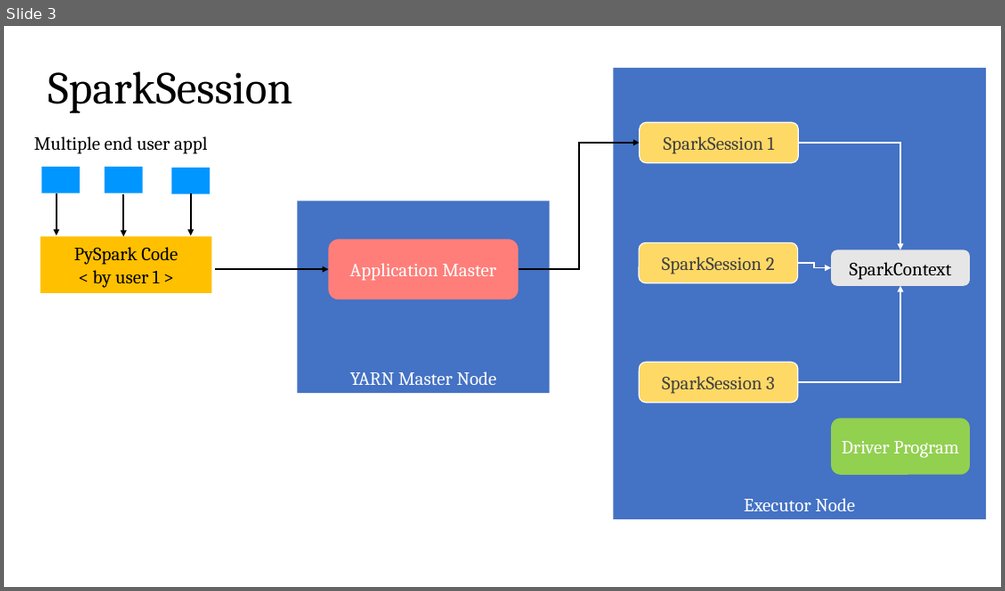
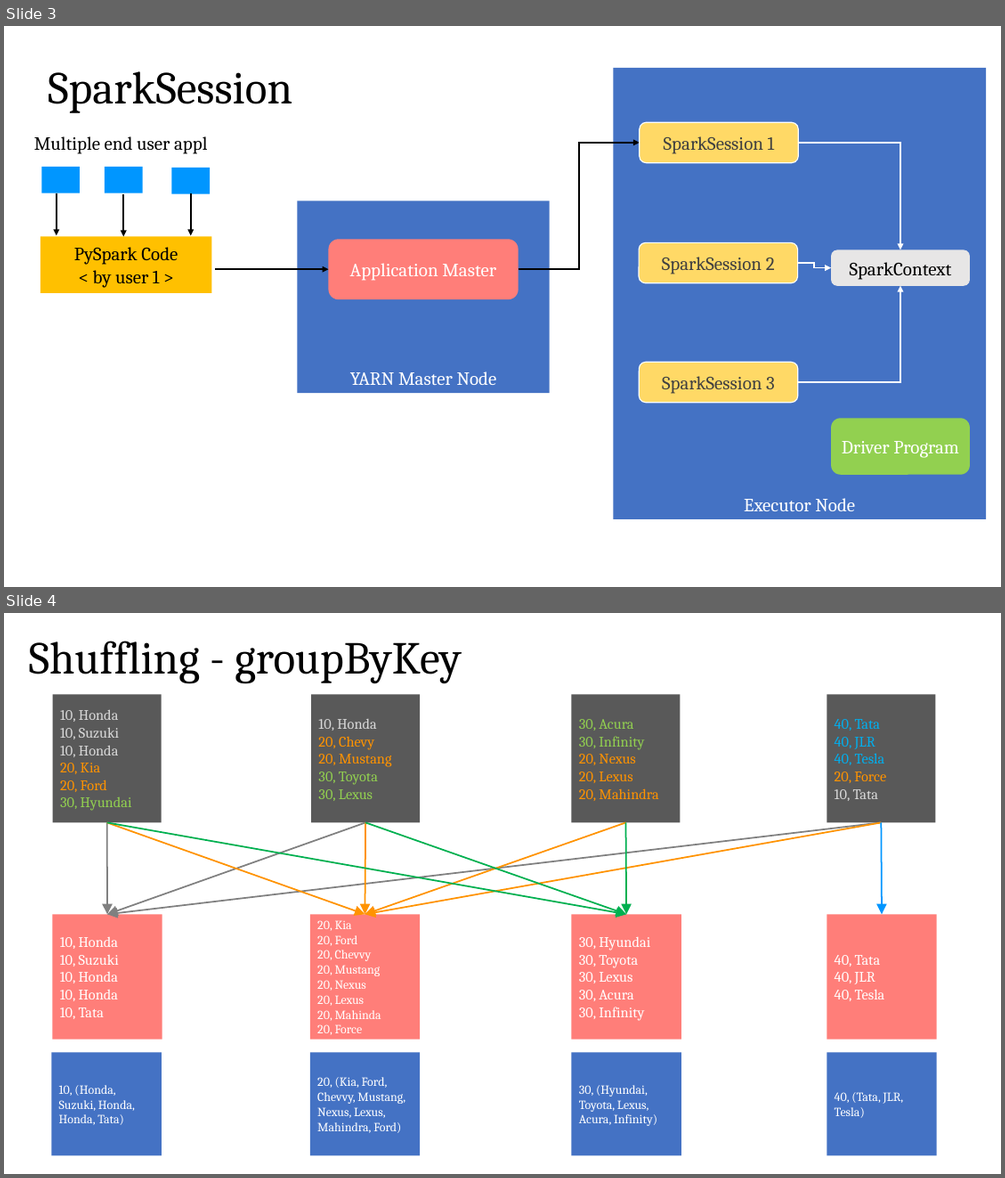
Before and after one commit to deep-cloud2208/PySparkCodes, a slide deck: Partitioning & SparkContext.pptx. Shown one above the other, each under a label of ours: slide 3 before the commit, slides 3 and 4 after it. The pictures are 1005x591 and 1005x1178 pixels, drawn with LibreOffice and Linux fonts; fonts in the diff are those of the drawing. Boxes give left, top, right and bottom in pixels: in the first picture for what was removed or moved away, otherwise in the second. Text is boxed around its words. In the diff, an @@ line names an element or a change of style, - is before the commit and + after.

```diff
--- a/Partitioning & SparkContext.pptx
+++ b/Partitioning & SparkContext.pptx
@@ slide 4 added at bbox=[4, 613, 1001, 1174], background #FFFFFF @@
@@ title added at bbox=[29, 641, 461, 684], 44 pt, text #000000 @@
+Shuffling - groupByKey
@@ rectangle added at bbox=[53, 695, 161, 823], fill #595959, 14 pt, text #D9D9D9 @@
+10, Honda
+10, Suzuki
+10, Honda
+20, Kia
+20, Ford
+30, Hyundai
@@ rectangle added at bbox=[311, 695, 420, 823], fill #595959, 14 pt, text #FF9300 @@
+10, Honda
+20, Chevy
+20, Mustang
+30, Toyota
+30, Lexus
@@ rectangle added at bbox=[572, 695, 680, 823], fill #595959, 14 pt, text #FF9300 @@
+30, Acura
+30, Infinity
+20, Nexus
+20, Lexus
+20, Mahindra
@@ rectangle added at bbox=[826, 695, 935, 823], fill #595959, 14 pt, text #00B0F0 @@
+40, Tata
+40, JLR
+40, Tesla
+20, Force
+10, Tata
@@ arrow added from (107, 822) to (107, 915), #808080 1.5 pt @@
@@ arrow added from (366, 822) to (107, 915), #808080 1.5 pt @@
@@ arrow added from (882, 822) to (107, 915), #808080 1.5 pt @@
@@ arrow added from (107, 822) to (365, 915), #FF9300 1.5 pt @@
@@ arrow added from (107, 822) to (626, 915), #00B050 1.5 pt @@
@@ arrow added from (366, 822) to (365, 915), #FF9300 1.5 pt @@
@@ arrow added from (626, 822) to (365, 915), #FF9300 1.5 pt @@
@@ arrow added from (882, 822) to (365, 915), #FF9300 1.5 pt @@
@@ arrow added from (366, 822) to (626, 915), #00B050 1.5 pt @@
@@ arrow added from (626, 822) to (626, 915), #00B050 1.5 pt @@
@@ arrow added from (882, 822) to (882, 915), #0096FF 1.5 pt @@
@@ rectangle added at bbox=[53, 915, 162, 1039], fill #FF7E79, 14 pt, text #FFFFFF @@
+10, Honda
+10, Suzuki
+10, Honda
+10, Honda
+10, Tata
@@ rectangle added at bbox=[310, 915, 420, 1039], fill #FF7E79, 12 pt, text #FFFFFF @@
+20, Kia
+20, Ford
+20, Chevvy
+20, Mustang
+20, Nexus
+20, Lexus
+20, Mahinda
+20, Force
@@ rectangle added at bbox=[572, 915, 681, 1039], fill #FF7E79, 14 pt, text #FFFFFF @@
+30, Hyundai
+30, Toyota
+30, Lexus
+30, Acura
+30, Infinity
@@ rectangle added at bbox=[826, 915, 937, 1039], fill #FF7E79, 14 pt, text #FFFFFF @@
+40, Tata
+40, JLR
+40, Tesla
@@ rectangle added at bbox=[52, 1052, 162, 1155], fill #4472C4, 12 pt, text #FFFFFF @@
+10, (Honda, Suzuki, Honda, Honda, Tata)
@@ rectangle added at bbox=[310, 1052, 420, 1155], fill #4472C4, 12 pt, text #FFFFFF @@
+20, (Kia, Ford, Chevvy, Mustang, Nexus, Lexus, Mahindra, Ford)
@@ rectangle added at bbox=[572, 1052, 681, 1155], fill #4472C4, 12 pt, text #FFFFFF @@
+30, (Hyundai, Toyota, Lexus, Acura, Infinity)
@@ rectangle added at bbox=[826, 1052, 937, 1155], fill #4472C4, 12 pt, text #FFFFFF @@
+40, (Tata, JLR, Tesla)
```
Also in this commit, not shown: 1 slide changed, 2 other slides added, 2 slides removed, 2 other files.
